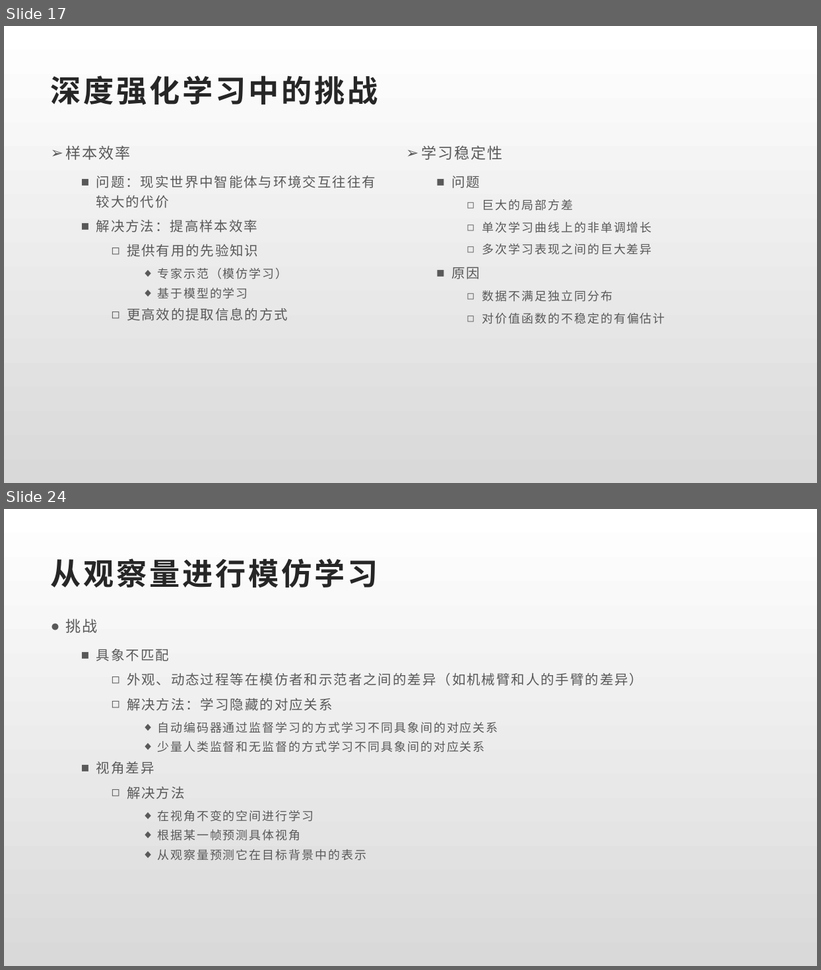
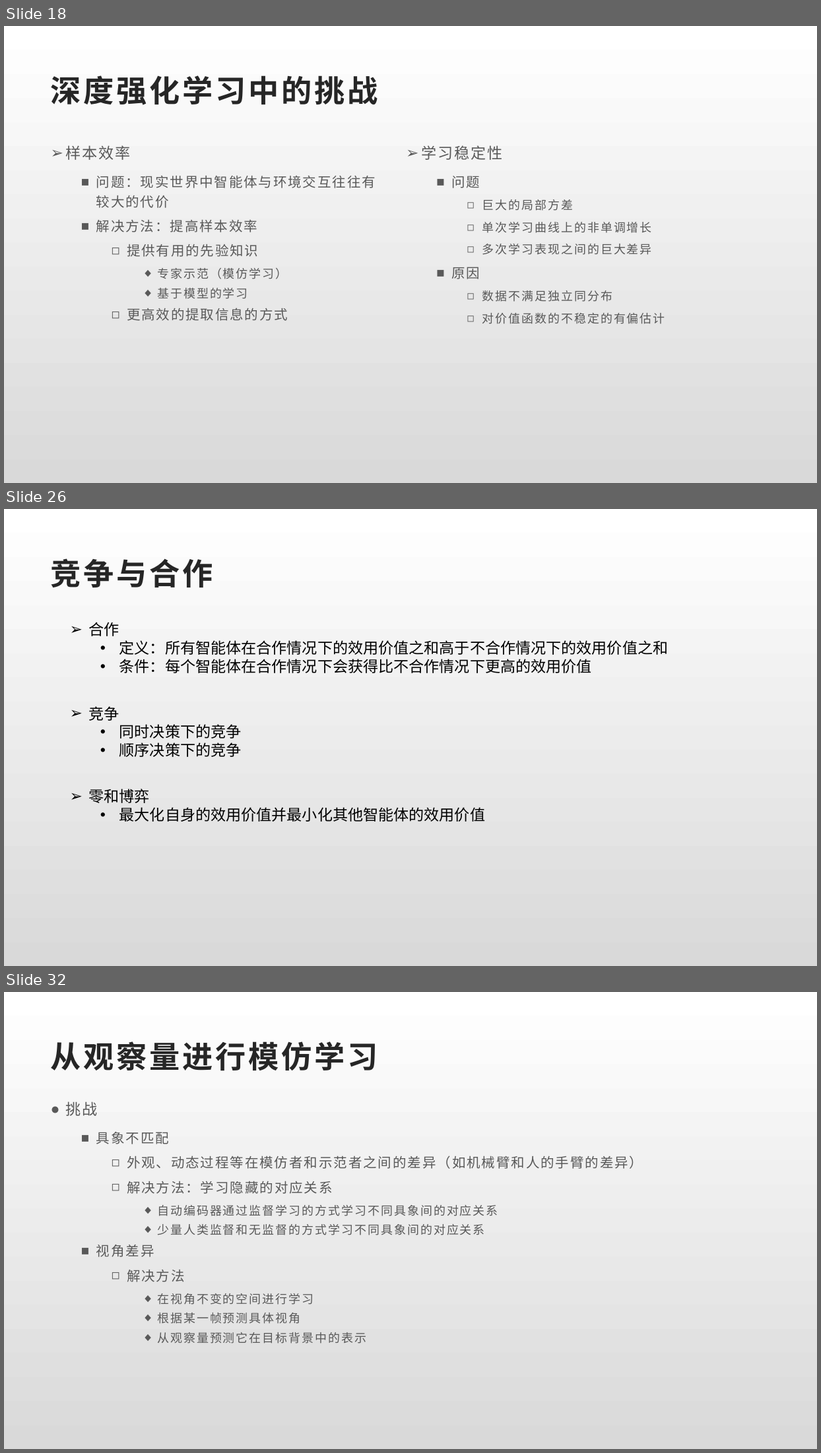
Before and after one commit to youchenlong/Code, a slide deck: Python/RL/深度强化学习.pptx. Shown one above the other, each under a label of ours: slides 17 and 24 before the commit, slides 18, 26 and 32 after it; the slides between them are not shown. The pictures are 821x970 and 821x1453 pixels, drawn with LibreOffice and Linux fonts; fonts in the diff are those of the drawing; background and template pictures are left out. Boxes give left, top, right and bottom in pixels: in the first picture for what was removed or moved away, otherwise in the second. Text is boxed around its words. In the diff, an @@ line names an element or a change of style, - is before the commit and + after.

```diff
--- a/Python/RL/深度强化学习.pptx
+++ b/Python/RL/深度强化学习.pptx
@@ slide 26 added at (4, 509, 817, 966), background gradient #FFFFFF to #D9D9D9 @@
@@ title added at (51, 559, 213, 588), 36 pt, text #262626, bold @@
+竞争与合作
@@ text added at (89, 622, 669, 673), 18 pt, text #000000 @@
+➢ 合作
+  • 定义：所有智能体在合作情况下的效用价值之和高于不合作情况下的效用价值之和
+  • 条件：每个智能体在合作情况下会获得比不合作情况下更高的效用价值
@@ text added at (89, 706, 242, 757), 18 pt, text #000000 @@
+➢ 竞争
+  • 同时决策下的竞争
+  • 顺序决策下的竞争
@@ text added at (89, 789, 485, 822), 18 pt, text #000000 @@
+➢ 零和博弈
+  • 最大化自身的效用价值并最小化其他智能体的效用价值
@@ what was slide 17 is now slide 18 @@
@@ what was slide 24 is now slide 32 @@
```
Also in this commit, not shown: 11 slides changed, 7 other slides added, 27 other files.
